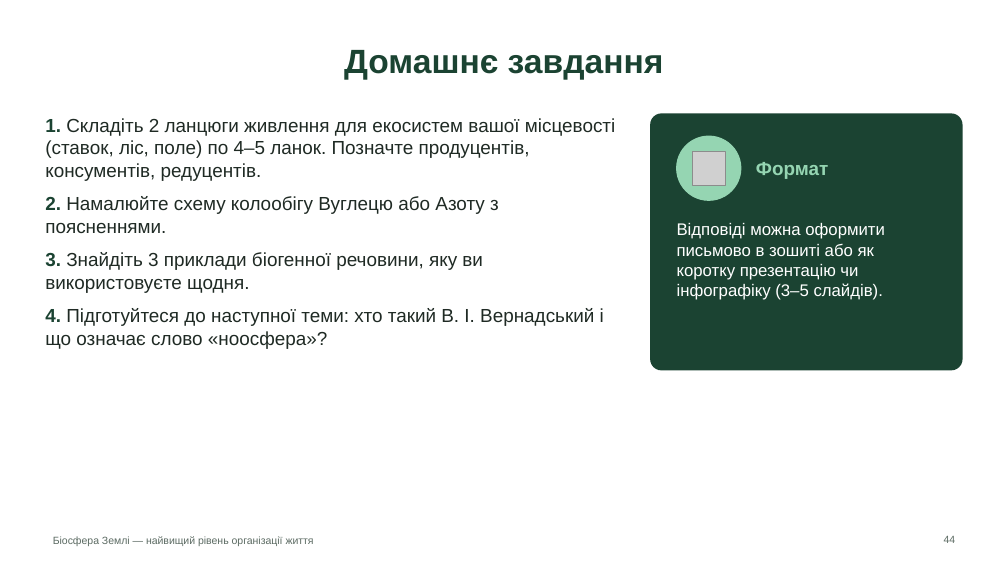
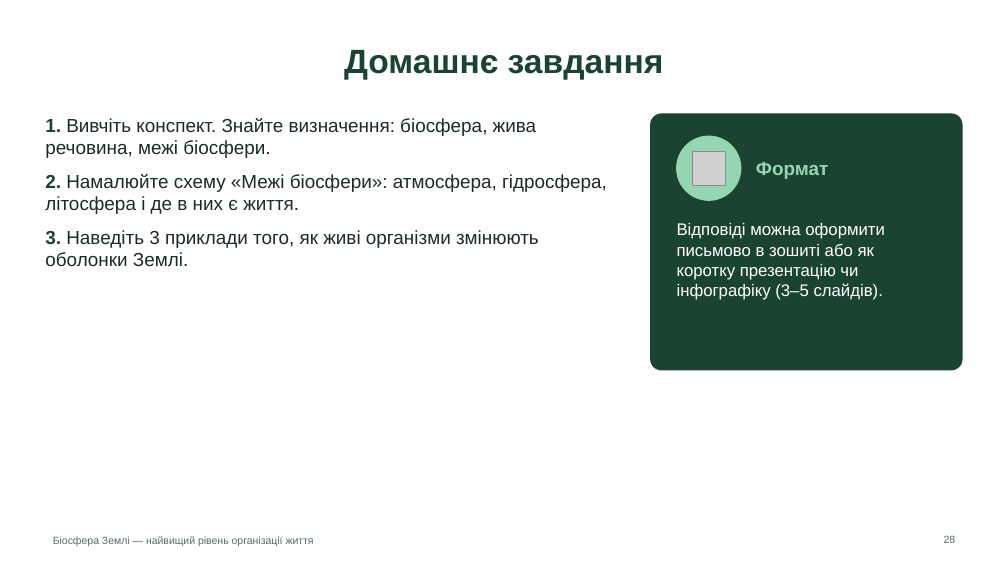
Before and after one commit to batalovatetyana-boop/-1, a slide deck: slide 28 of presentations/00_Біосфера_Землі.pptx (slide 44 before the commit). Drawn at 1008x567 pixels with LibreOffice and Linux fonts; fonts in the diff are those of the drawing; grey boxes stand for pictures. Boxes give left, top, right and bottom in pixels: in the first picture for what was removed or moved away, otherwise in the second. Text is boxed around its words. In the diff, an @@ line names an element or a change of style, - is before the commit and + after.

```diff
--- a/presentations/00_Біосфера_Землі.pptx
+++ b/presentations/00_Біосфера_Землі.pptx
@@ text at [45, 118, 607, 266]: text changed @@
-• 1. Складіть 2 ланцюги живлення для екосистем вашої місцевості (ставок, ліс, поле) по 4–5 ланок. Позначте продуцентів, консументів, редуцентів.
-• 2. Намалюйте схему колообігу Вуглецю або Азоту з поясненнями.
-• 3. Знайдіть 3 приклади біогенної речовини, яку ви використовуєте щодня.
-• 4. Підготуйтеся до наступної теми: хто такий В. І. Вернадський і що означає слово «ноосфера»?
+• 1. Вивчіть конспект. Знайте визначення: біосфера, жива речовина, межі біосфери.
+• 2. Намалюйте схему «Межі біосфери»: атмосфера, гідросфера, літосфера і де в них є життя.
+• 3. Наведіть 3 приклади того, як живі організми змінюють оболонки Землі.
@@ page number at [944, 535, 956, 543]: text changed @@
-44
+28
```
Also in this commit, not shown: 13 other slides changed, 14 slides added, 30 slides removed, 2 other files.
